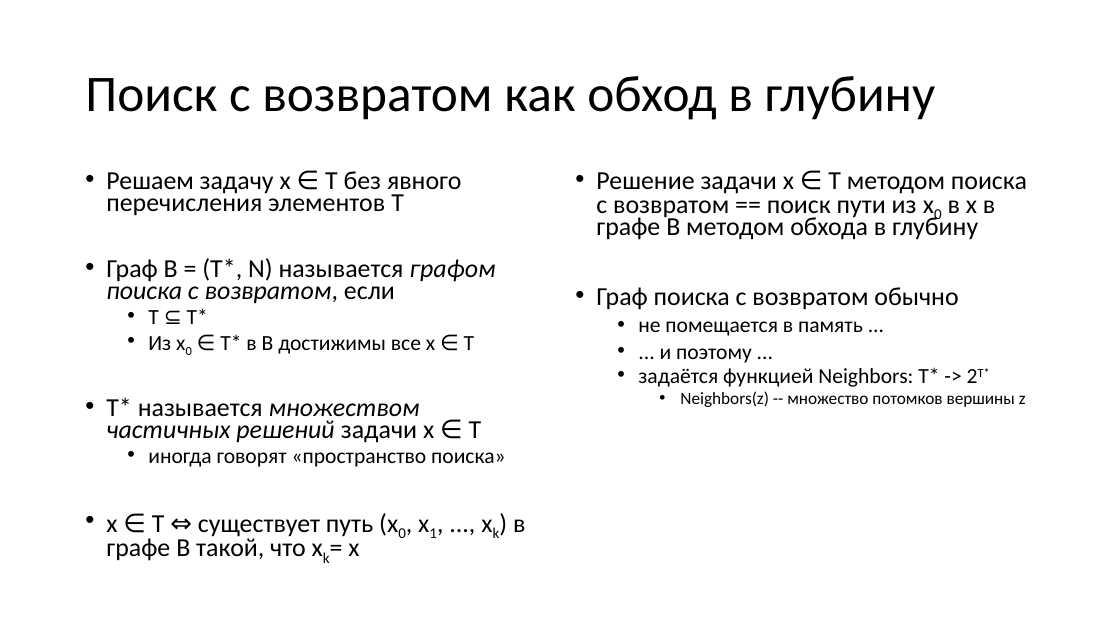
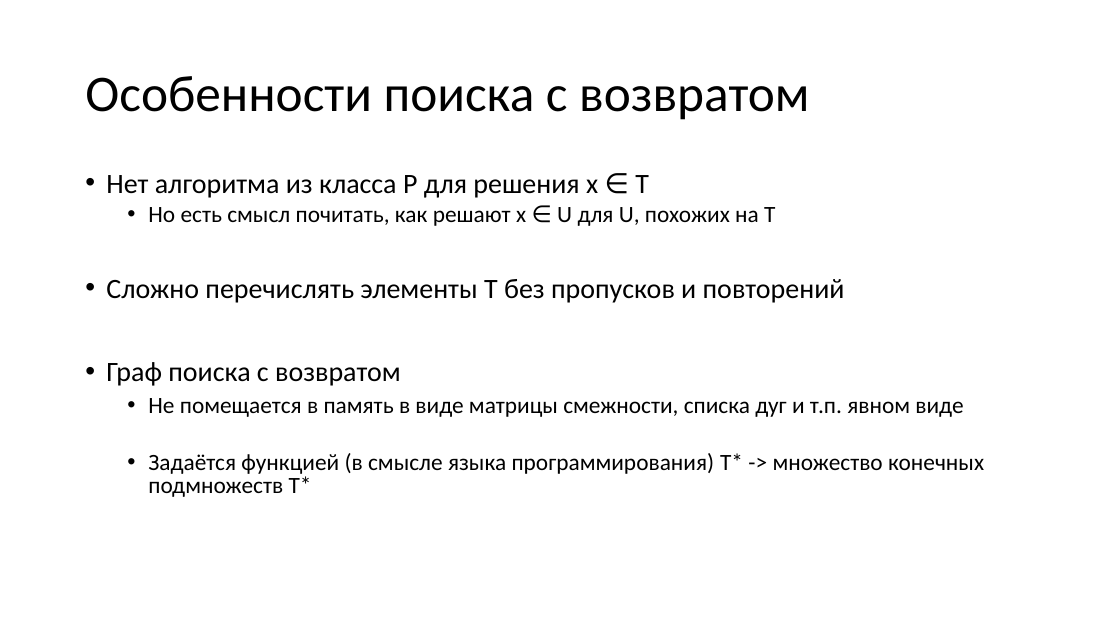
Before and after one commit to Evgueni-Petrov-aka-espetrov/Algorithms-and-Programming-in-C-pptx, a slide deck: slide 71 of 20 Алгоритмы с возвратом.pptx. Drawn at 1120x630 pixels with LibreOffice and Linux fonts; fonts in the diff are those of the drawing. Boxes give left, top, right and bottom in pixels: in the first picture for what was removed or moved away, otherwise in the second. Text is boxed around its words. In the diff, an @@ line names an element or a change of style, - is before the commit and + after.

Commit message:
Добавил слайд про особенности поиска с возвратом

```diff
--- a/20 Алгоритмы с возвратом.pptx
+++ b/20 Алгоритмы с возвратом.pptx
@@ title at [85, 76, 809, 120]: text changed @@
-Поиск с возвратом как обход в глубину
+Особенности поиска с возвратом
@@ text at [106, 175, 984, 497]: text changed; size 22.2 to 20 pt @@
-• Решаем задачу x ∈ T без явного перечисления элементов T
-• Граф B = (T*, N) называется графом поиска с возвратом, если
-  • T ⊆ T*
-  • Из x0 ∈ T* в B достижимы все x ∈ T
-• T* называется множеством частичных решений задачи x ∈ T
-  • иногда говорят «пространство поиска»
-• x ∈ T ⇔ существует путь (x0, x1, ..., xk) в графе B такой, что xk= x
+• Нет алгоритма из класса P для решения x ∈ T
+  • Но есть смысл почитать, как решают x ∈ U для U, похожих на T
+• Сложно перечислять элементы T без пропусков и повторений
+• Граф поиска с возвратом
+  • Не помещается в память в виде матрицы смежности, списка дуг и т.п. явном виде
+  • Задаётся функцией (в смысле языка программирования) T* -> множество конечных подмножеств T*
@@ text removed at [596, 172, 1027, 407] @@
-• Решение задачи x ∈ T методом поиска с возвратом == поиск пути из x0 в x в графе B методом обхода в глубину
-• Граф поиска с возвратом обычно
-  • не помещается в память ...
-  • ... и поэтому ...
-  • задаётся функцией Neighbors: T* -> 2T*
-    • Neighbors(z) -- множество потомков вершины z
```
